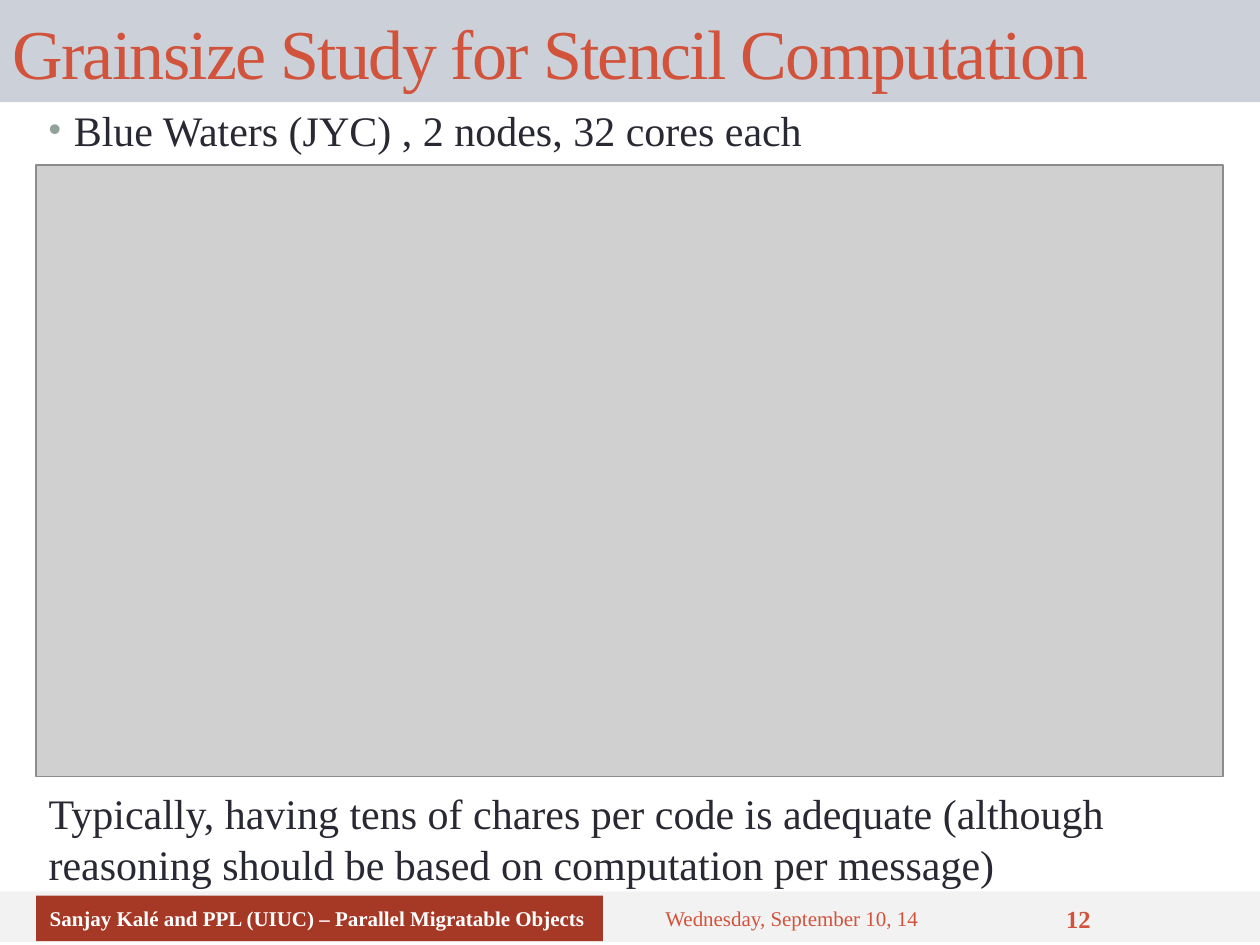
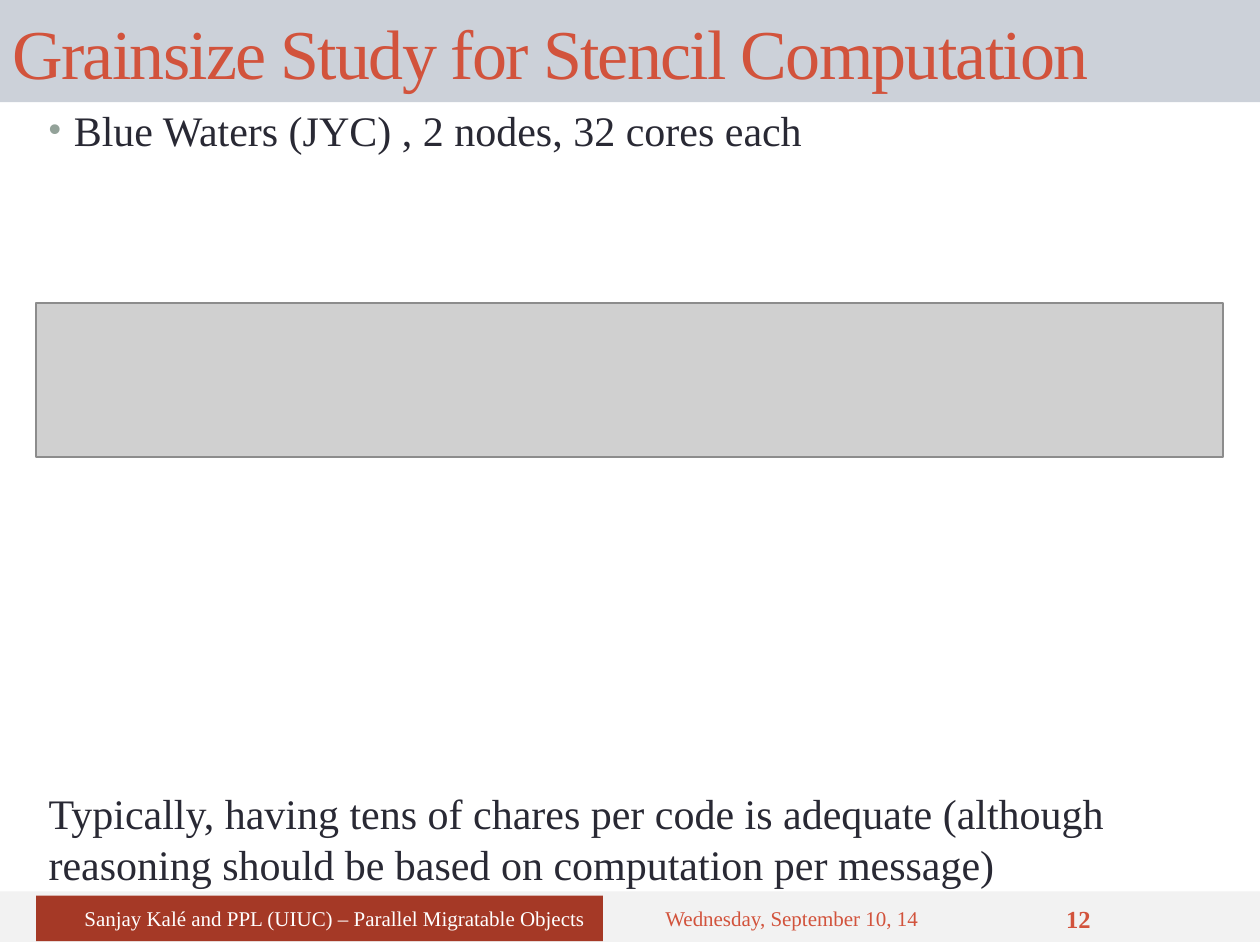
Before and after one commit to UIUC-PPL/charm_tutorial, a slide deck: slide 12 of tutorial-05-overdecomposition.pptx. Drawn at 1260x945 pixels with LibreOffice and Linux fonts; fonts in the diff are those of the drawing; grey boxes stand for pictures. Boxes give left, top, right and bottom in pixels: in the first picture for what was removed or moved away, otherwise in the second. Text is boxed around its words. In the diff, an @@ line names an element or a change of style, - is before the commit and + after.

```diff
--- a/tutorial-05-overdecomposition.pptx
+++ b/tutorial-05-overdecomposition.pptx
@@ picture: place and size @@
-picture at [37, 165, 1223, 776]
+picture at [37, 302, 1223, 456]
@@ rectangle "Sanjay Kalé and PPL (UIUC) ..." at [37, 896, 604, 941]: bold off @@
```
Also in this commit, not shown: 16 other slides changed, 3 other files.
